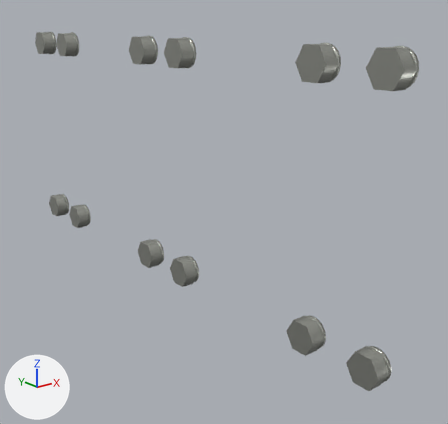
What one commit did to the glTF model public/parts/cam-housing-nuts-left.glb.
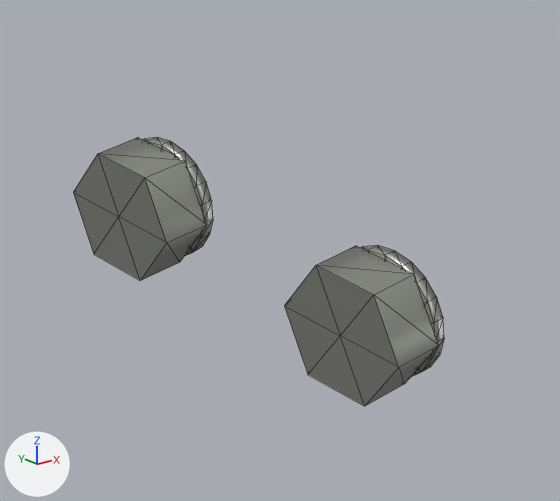
The first picture shows the older version from a 50 mm lens placed at (-444.0, -229.0, 70.0), pointed at (-258.0, 4.0, -24.0). The close-ups show the older and then the newer version on the part from 59% to 95% of the width and 65% to 99% of the height of that picture. Only the edits that show in the close-ups are written down. The lights are fixed; the arrows at lower left show +X, +Y and +Z. The close-ups show mesh edges as thin lines. Vertices at exactly the same position are counted once.
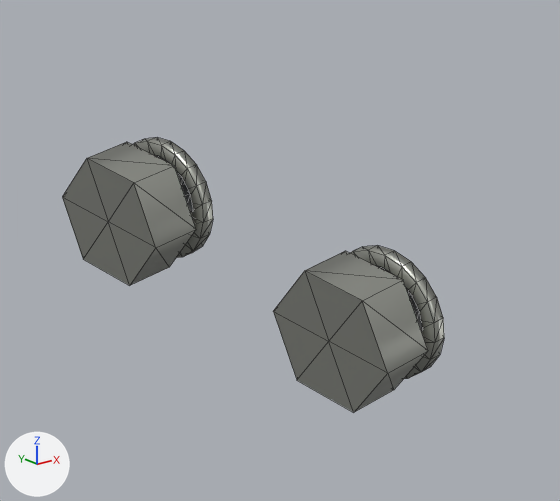
Patch to the scene script:
```diff
--- a/public/parts/cam-housing-nuts-left.glb.py
+++ b/public/parts/cam-housing-nuts-left.glb.py
@@ mat_darksteel @@
+mat_darksteel = principled_material('darkSteel')
+mat_darksteel.base_color = (0.0452, 0.0482, 0.0529)  # dark grey #3c3e41
+mat_darksteel.metallic = 0.85
+mat_darksteel.roughness = 0.45
@@ me_mesh_0 @@
 # used by ob_mesh_0_002; parent = ob_cam_housing_nuts_left_inst0; location = (-276.1, -72.5, -54.0); rotation_euler = (0.0, -1.571, 0.0), in degrees (0, -90, 0); scale = (7.51, 7.51, 7.51)
-me_mesh_0.from_pydata(...)  # 94 vertices, 144 faces; spans x -0.93..0.93, y -1.0..1.0, z -0.54..0.54
+me_mesh_0.from_pydata(...)  # 94 vertices, 144 faces; spans x -0.93..0.93, y -1.0..1.0, z -0.66..0.66
+# me_mesh_0 part 1: the loose piece of 80 vertices spanning x -0.93..0.93, y -0.93..0.93, z -0.54..-0.33 is moved by (0.0, 0.0, -0.12)
+# me_mesh_0 part 2: the loose piece of 14 vertices spanning x -0.87..0.87, y -1.0..1.0, z -0.33..0.54 is moved by (0.0, 0.0, 0.12)
 me_mesh_0.materials.append(mat_zincplate)
@@ me_mesh_1 @@
+me_mesh_1.from_pydata(...)  # 68 vertices, 96 faces; spans x -1.0..1.0, y -1.0..1.0, z -0.16..0.16
+me_mesh_1.materials.append(mat_darksteel)  # dark grey #3c3e41
@@ ob_mesh_0_002 @@
 ob_mesh_0_002.parent = ob_cam_housing_nuts_left_inst0
-ob_mesh_0_002.location = (-276.1, -72.5, -54.0)
+ob_mesh_0_002.location = (-276.9, -72.5, -54.0)
 ob_mesh_0_002.rotation_euler = (0.0, -1.571, 0.0)  # degrees (0, -90, 0)
@@ ob_mesh_0_003 @@
 ob_mesh_0_003.parent = ob_cam_housing_nuts_left_inst0
-ob_mesh_0_003.location = (-276.1, -104.5, -54.0)
+ob_mesh_0_003.location = (-276.9, -104.5, -54.0)
 ob_mesh_0_003.rotation_euler = (0.0, -1.571, 0.0)  # degrees (0, -90, 0)
@@ ob_mesh_1_003 @@
+ob_mesh_1_003 = bpy.data.objects.new('Mesh_1.003', me_mesh_1)
+ob_mesh_1_003.parent = ob_cam_housing_nuts_left_inst1
+ob_mesh_1_003.location = (-274.5, -104.5, -54.0)
+ob_mesh_1_003.rotation_euler = (0.0, -1.571, 0.0)  # degrees (0, -90, 0)
+ob_mesh_1_003.scale = (5.51, 5.51, 5.51)
@@ ob_cam_housing_nuts_left_inst1 @@
+ob_cam_housing_nuts_left_inst1 = bpy.data.objects.new('cam-housing-nuts-left:inst1', None)
+ob_cam_housing_nuts_left_inst1.parent = ob_cam_housing_nuts_left
+ob_cam_housing_nuts_left_inst1.location = (0.0, 0.0, 0.0)
@@ ob_mesh_1_002 @@
+ob_mesh_1_002 = bpy.data.objects.new('Mesh_1.002', me_mesh_1)
+ob_mesh_1_002.parent = ob_cam_housing_nuts_left_inst1
+ob_mesh_1_002.location = (-274.5, -72.47, -54.0)
+ob_mesh_1_002.rotation_euler = (0.0, -1.571, 0.0)  # degrees (0, -90, 0)
+ob_mesh_1_002.scale = (5.51, 5.51, 5.51)
```

Boxes (x1, y1, x2, y2) around the edits, measured in the close-ups (560 x 501 px; the box of a moved part takes in the faces that stretch with it):
'Mesh_0.003', reshaped, moved (7% wider): before (284, 245, 444, 406); after (273, 245, 444, 412)
'Mesh_0.002', reshaped, moved (8% wider): before (73, 137, 213, 281); after (62, 137, 213, 286)
'Mesh_1.002', added (mostly hidden): after (154, 155, 194, 213)
'Mesh_1.003', added (mostly hidden): after (377, 266, 423, 330)
part 1 of me_mesh_0, moved or reshaped: before (143, 137, 444, 377); after (133, 137, 444, 379)
part 2 of me_mesh_0, moved or reshaped: before (73, 138, 439, 406); after (62, 142, 428, 412)
